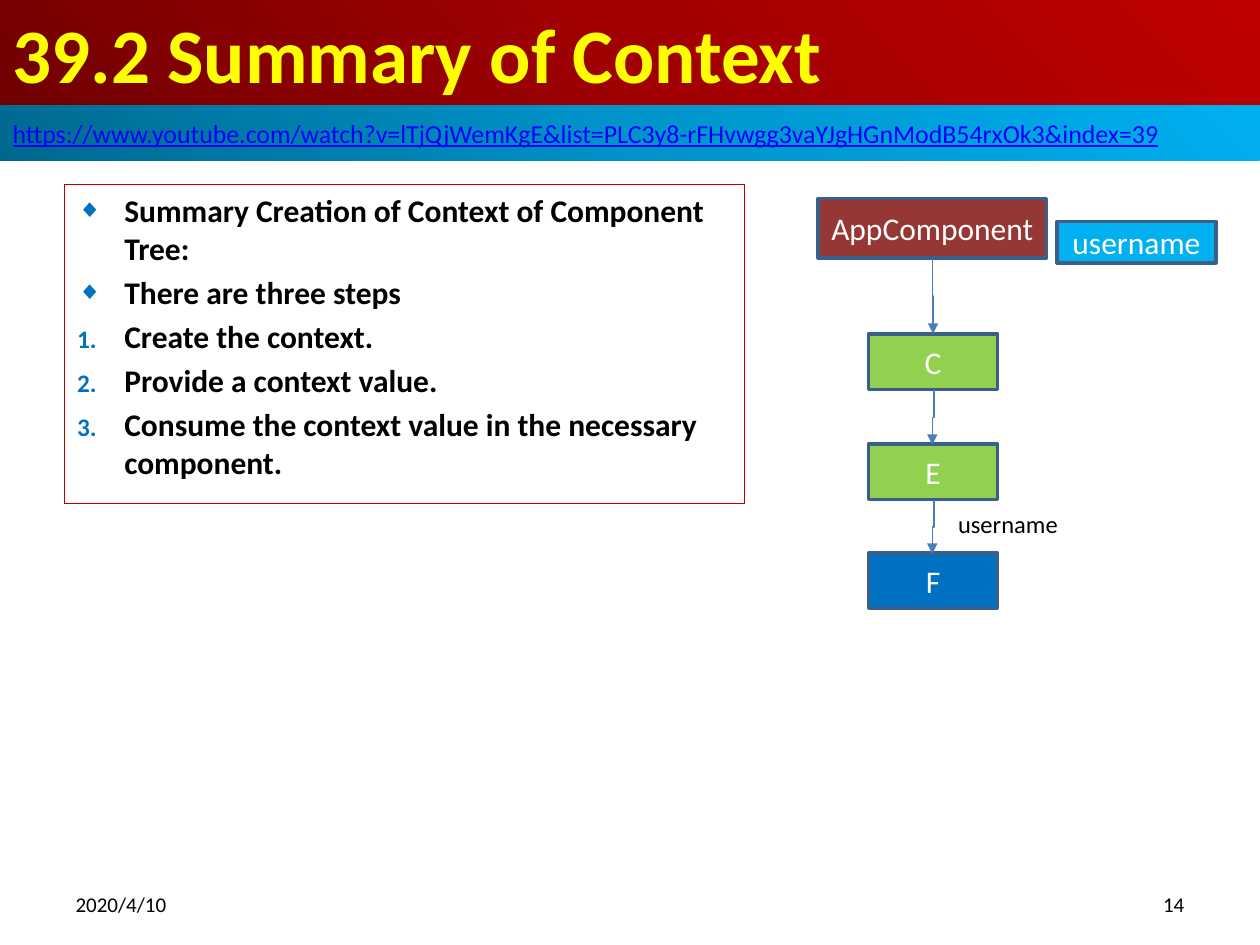
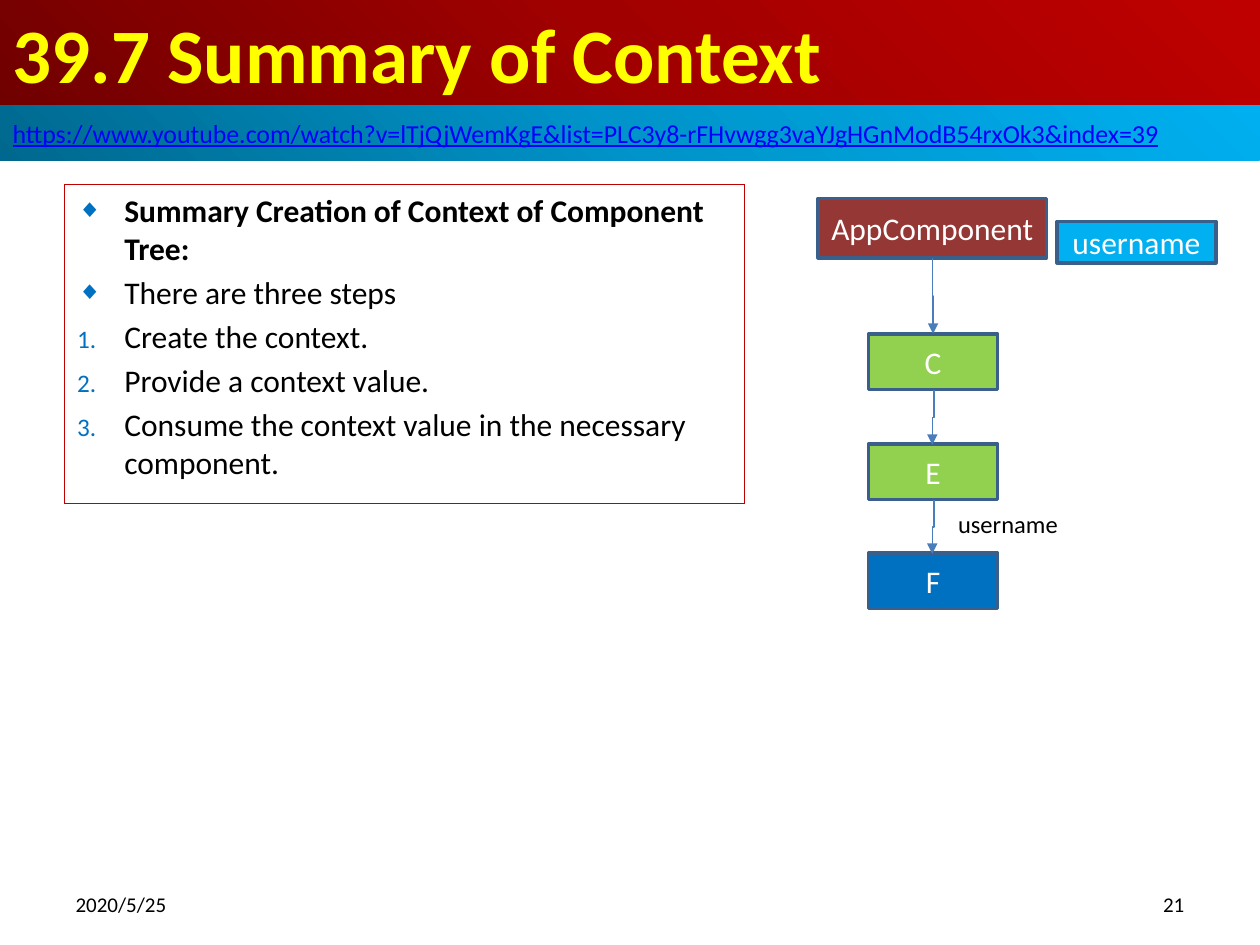
Before and after one commit to peterhchen/800-React-Hook, a slide deck: slide 21 of 39_Context2.pptx (slide 14 before the commit). Drawn at 1260x945 pixels with LibreOffice and Linux fonts; fonts in the diff are those of the drawing. Boxes give left, top, right and bottom in pixels: in the first picture for what was removed or moved away, otherwise in the second. Text is boxed around its words. In the diff, an @@ line names an element or a change of style, - is before the commit and + after.

Commit message:
Context
1. Create Context
2. Add User data at the Provider component
3. Get User data at the Consumer component.

```diff
--- a/39_Context2.pptx
+++ b/39_Context2.pptx
@@ title at (13,29,821,95): text changed @@
-39.2 Summary of Context
+39.7 Summary of Context
@@ subtitle at (124,282,685,479): bold off in "There are three steps", "Create the context.", "Provide a context value.", "Consume the context value in the necessary ..." @@
@@ text at (76,897,167,913): text changed @@
-2020/4/10
+2020/5/25
@@ page number at (1163,898,1184,912): text changed @@
-14
+21
```
Also in this commit, not shown: 14 other slides changed, 7 slides added.
